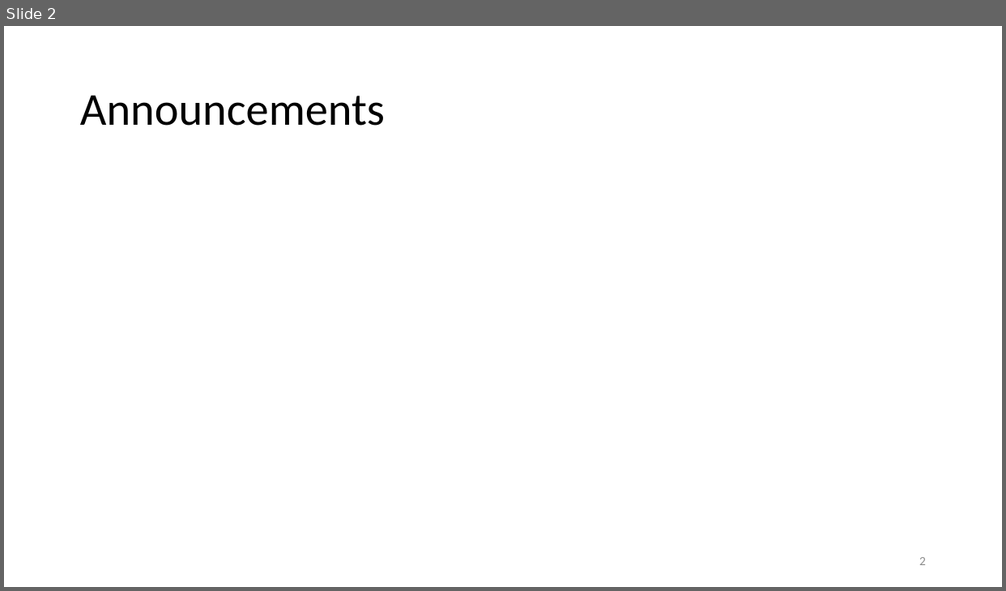
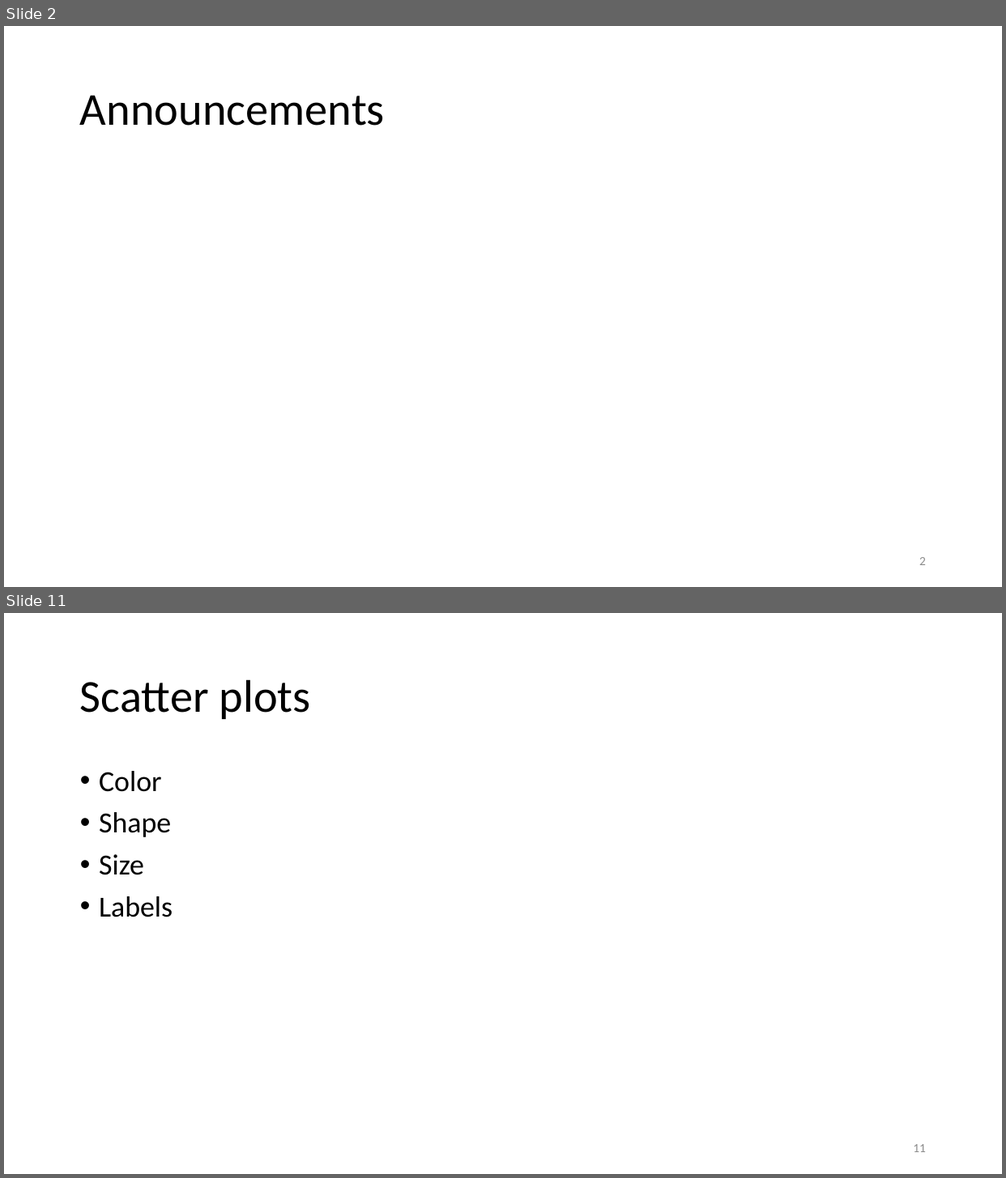
Before and after one commit to joshasuncion/ER-190C, a slide deck: lecture/Lecture 7 Sept 13/7 Visualization.pptx. Shown one above the other, each under a label of ours: slide 2 before the commit, slides 2 and 11 after it; the slides between them are not shown. The pictures are 1006x591 and 1006x1178 pixels, drawn with LibreOffice and Linux fonts; fonts in the diff are those of the drawing. Boxes give left, top, right and bottom in pixels: in the first picture for what was removed or moved away, otherwise in the second. Text is boxed around its words. In the diff, an @@ line names an element or a change of style, - is before the commit and + after.

```diff
--- a/lecture/Lecture 7 Sept 13/7 Visualization.pptx
+++ b/lecture/Lecture 7 Sept 13/7 Visualization.pptx
@@ slide 11 added at box(4, 613, 1002, 1174), background #FFFFFF @@
@@ title added at box(80, 679, 311, 719), 44 pt, text #000000 @@
+Scatter plots
@@ text added at box(99, 771, 172, 918), 28 pt, text #000000 @@
+• Color
+• Shape
+• Size
+• Labels
@@ page number added at box(913, 1144, 926, 1152), 12 pt, text #8C8C8C @@
+11
```
Also in this commit, not shown: 14 other slides added, 5 other files.
